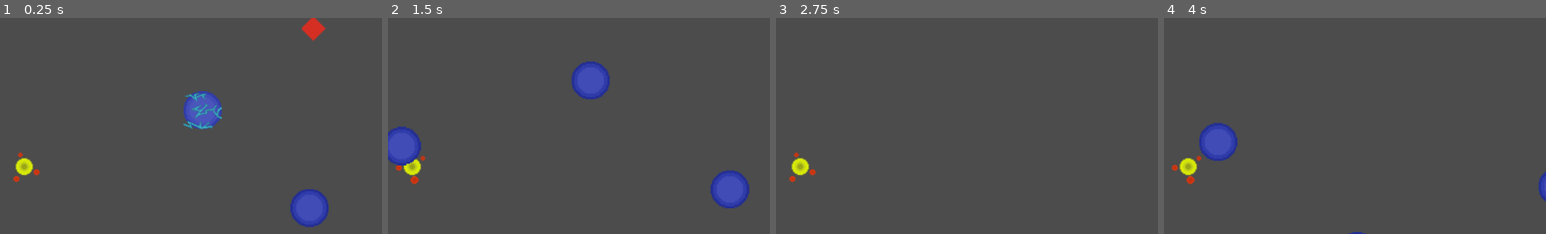
Above: before the commit, frames 1-4 (left to right).
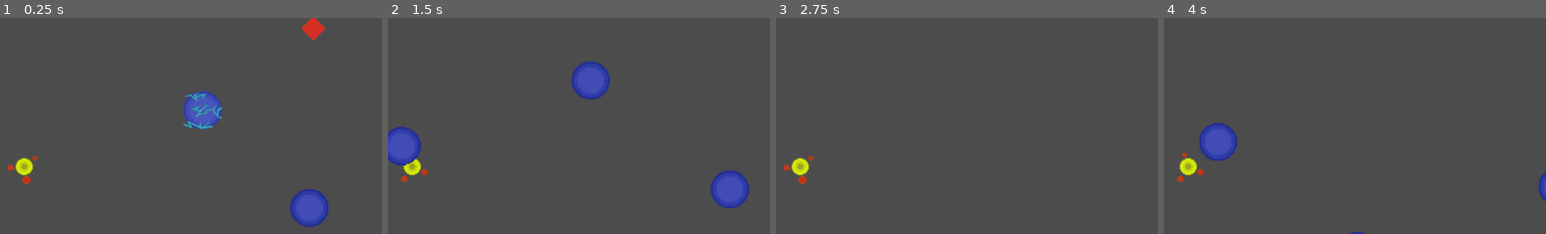
Above: after the commit, the same moments.

Repository: agusmao/connection
Game: Godot game, scene res://Levels/LevelTemplate.tscn
The game is run twice, just before and just after one commit, with the same random seed, the same clock (stepped at 60 frames per second) and the same inputs.
Inputs:
- Up to frame 1 (0.25 s): no input
- Up to frame 2 (1.5 s): hold Right (ui_right) 0.53-1.28 s; hold Down (ui_down) from 1.28 s (still down)
- Up to frame 3 (2.75 s): release Down (ui_down) at 2.03 s; hold Right (ui_right) from 2.03 s (still down)
- Up to frame 4 (4 s): release Right (ui_right) at 2.78 s; hold Up (ui_up) 2.78-3.53 s; hold Left (ui_left) from 3.53 s (still down)
The pictures show only the part of the screen within x 47-97%, y 17-67%; the shares and areas given below are measured in that part.

The runs differ from the first frame. In frame 1, 0.2% of the frame differs, in the area x 2-11%, y 62-78%; in frame 2, 0.2%; in frame 3, 0.2%; in frame 4, 0.2%.

Commit message:
Only add nodes when energized

Diff:
--- a/Items/TargetNode.gd
+++ b/Items/TargetNode.gd
@@ -2,5 +2,3 @@
 
 func _on_ConnectionNode_body_entered(body):
 	get_tree().call_group("GameController", "addConnection", self, ConnectionTypes.GOAL)
-	# Level was completed
-	get_tree().call_group("GameController", "endGame")
--- a/Levels/LevelTemplate.gd
+++ b/Levels/LevelTemplate.gd
@@ -27,6 +27,7 @@
 			if connected_nodes[i].has_method("toggleConnection"):
 				connected_nodes[i].toggleConnection(false)
 		connected_nodes.clear()
+		playerIsConnected = false
 
 func someConnectionCrossBlocker():
 	var n1
@@ -62,10 +63,16 @@
 
 	# if we don't have this node already on connected nodes, we just add it
 	if not connected_nodes.has(node):
-		connected_nodes.append(node)
-		playerIsConnected = true
-		if type == ConnectionTypes.NORMAL:
+		if type == ConnectionTypes.SOURCE:
+			playerIsConnected = true
+			connected_nodes.append(node)
+		elif type == ConnectionTypes.NORMAL && playerIsConnected:
 			node.toggleConnection(true)
+			connected_nodes.append(node)
+		elif type == ConnectionTypes.GOAL && playerIsConnected:
+			connected_nodes.append(node)
+			# If we reach the end level when connected
+			endGame()
 	else:
 		# In case the player it is disconected, the player can reconect to node
 		# but ignore the nodes ahead of this one
--- a/Player/Player.tscn
+++ b/Player/Player.tscn
@@ -47,5 +47,4 @@
 scale = Vector2( 1.5, 1.5 )
 frames = SubResource( 6 )
 animation = "moving"
-frame = 2
 playing = true
